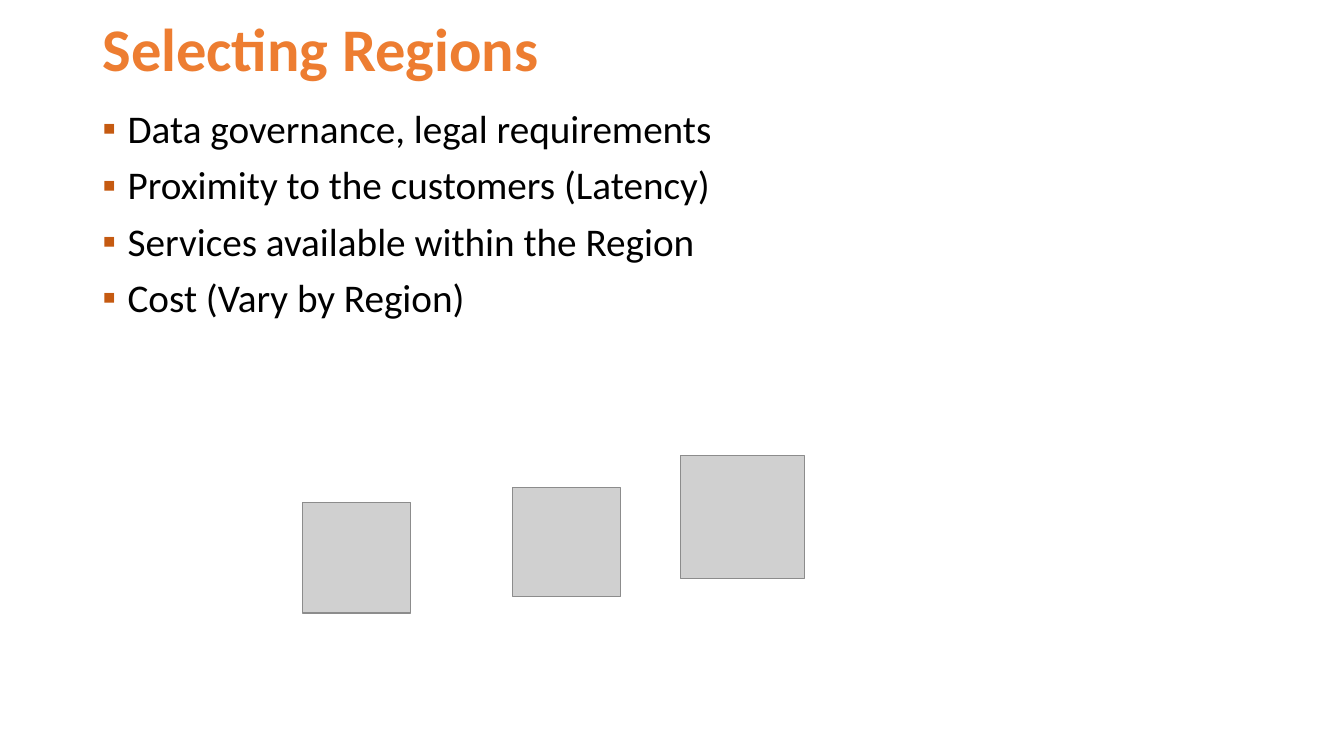
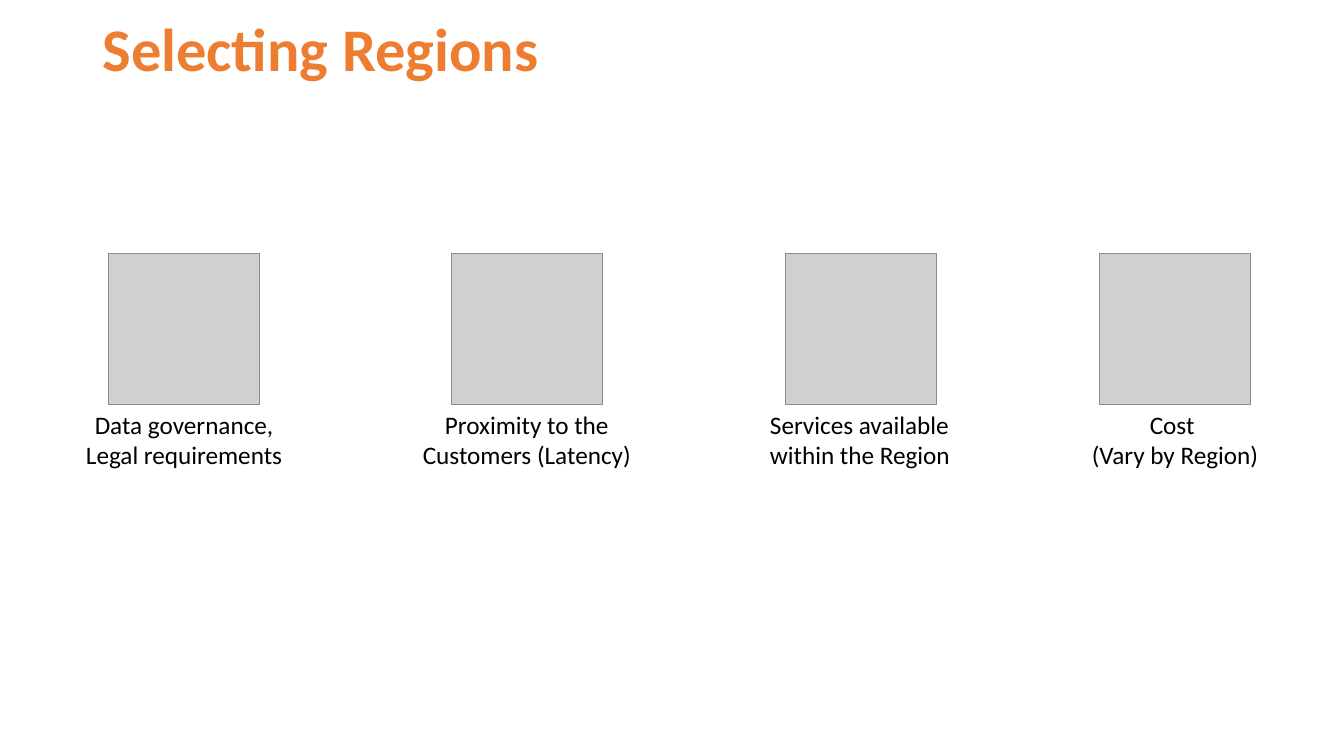
Before and after one commit to Jucer74/ArchitectureMaster, a slide deck: slide 4 of Classes/03-AWSInfrastructure/ArchitectureMaster-03-AWSInfrastructure.pptx. Drawn at 1344x756 pixels with LibreOffice and Linux fonts; fonts in the diff are those of the drawing; grey boxes stand for pictures; background and template pictures are left out. Boxes give left, top, right and bottom in pixels: in the first picture for what was removed or moved away, otherwise in the second. Text is boxed around its words. In the diff, an @@ line names an element or a change of style, - is before the commit and + after.

Commit message:
Update Presentations

```diff
--- a/Classes/03-AWSInfrastructure/ArchitectureMaster-03-AWSInfrastructure.pptx
+++ b/Classes/03-AWSInfrastructure/ArchitectureMaster-03-AWSInfrastructure.pptx
@@ text removed at (128,115,712,319) @@
-▪ Data governance, legal requirements
-▪ Proximity to the customers (Latency)
-▪ Services available within the Region
-▪ Cost (Vary by Region)
@@ picture: place and size @@
-picture at (302,502,411,613)
+picture at (109,253,260,404)
@@ picture: place and size @@
-picture at (512,488,621,597)
+picture at (452,253,603,404)
@@ picture: place and size @@
-picture at (681,456,805,580)
+picture at (786,253,938,404)
@@ picture added at (1100,253,1251,404) @@
@@ text added at (86,417,282,469), 18 pt, text #000000 @@
+Data governance,
+Legal requirements
@@ text added at (423,416,631,468), 18 pt, text #000000 @@
+Proximity to the
+Customers (Latency)
@@ text added at (770,416,950,469), 18 pt, text #000000 @@
+Services available
+within the Region
@@ text added at (1092,417,1259,469), 18 pt, text #000000 @@
+Cost
+(Vary by Region)
```
Also in this commit, not shown: 3 other slides changed, 9 slides added.
